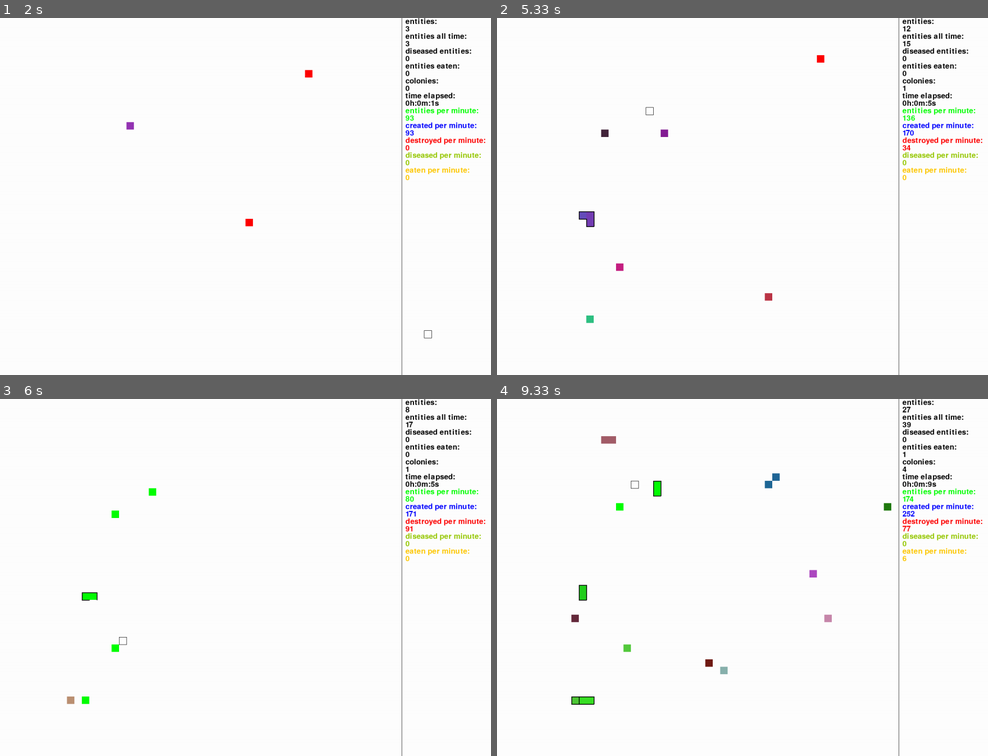
Above: before the commit, frames 1-4 (two rows, left to right).
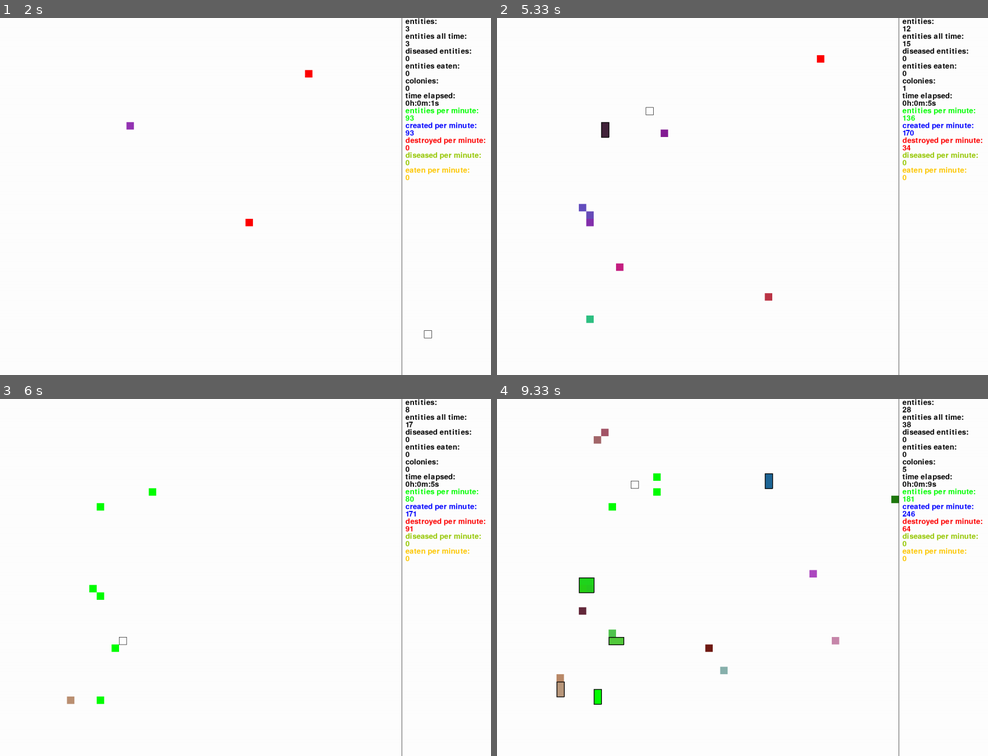
Above: after the commit, the same moments.

Repository: sbwhitt/pygame-life-simulation
Game: pygame game, started from main.py
Two runs of this game, one before a commit and one after it. Both use one fixed random seed, a clock stepped at 60 frames per second and the inputs below.
Inputs (mouse positions are in pixels of both pictures, inside the frame that each line leads up to):
- Up to frame 1 (2 s): click (250, 221) at 0.42 s; tap Enter at 0.67 s; tap 1 at 1.07, 1.37 s; click (319, 71) at 1.13 s; tap 3 at 1.15 s; click (127, 125) at 1.6 s; click (432, 332) at 1.93 s
- Up to frame 2 (5.33 s): click (673, 121) at 2.27 s; tap X at 2.5, 5.23 s; click (580, 232) at 2.93 s; click (600, 128) at 3.27 s; click (624, 260) at 3.6 s; click (919, 278) at 3.93 s; click (595, 328) at 4.27 s; click (590, 217) at 4.6 s; click (771, 296) at 4.93 s; click (649, 110) at 5.3 s; tap 2 at 5.32 s
- Up to frame 3 (6 s): click (73, 702) at 5.6 s; click (122, 638) at 5.93 s
- Up to frame 4 (9.33 s): click (899, 498) at 6.27 s; click (771, 477) at 6.6 s; click (609, 452) at 6.93 s; click (585, 588) at 7.27 s; click (830, 631) at 7.6 s; click (713, 656) at 7.93 s; click (585, 616) at 8.27 s; click (717, 670) at 8.6 s; click (816, 577) at 8.93 s; click (629, 488) at 9.27 s

Frame 1 is identical in both runs. In frame 2, 0.2% of the frame differs, in the area x 16-23%, y 29-59%; in frame 3, 0.3%; in frame 4, 1.3%, in the area x 12-86%, y 2-86%.

Commit message:
reproduction changes and edge enhancements

Diff:
--- a/src/colony_manager.py
+++ b/src/colony_manager.py
@@ -16,6 +16,7 @@
     def update_colonies(self) -> None:
         for c in self.colonies:
             if len(c.members) <= 1:
+                print(c)
                 for e in c.members:
                     e.bound = False
                 self._remove_colony(c)
@@ -28,10 +29,10 @@
 
     def bind(self, e1: Entity, e2: Entity) -> None:
         e1.dna.send_color(e2.dna)
-        # e1.dna.age_limit += 1
-        # e2.dna.age_limit += 1
-        # e1.nourished = True
-        # e2.nourished = True
+        e1.dna.age_limit += 1
+        e2.dna.age_limit += 1
+        e1.nourished = True
+        e2.nourished = True
         if e1.colony and e2.colony:
             # self._join_colonies(e1.colony, e2.colony)
             pass
@@ -70,27 +71,27 @@
         # line segments of entity: up, left, down, right
         uldr = [
             (
-                # top left
+                # top left point
                 (entity.loc[0] - (entity.loc[0] % settings.ENT_WIDTH) - window.offset[0], entity.loc[1] - (entity.loc[1] % settings.ENT_WIDTH) - window.offset[1]),
-                # top right
+                # top right point
                 (entity.loc[0] + (settings.ENT_WIDTH - entity.loc[0] % settings.ENT_WIDTH) - window.offset[0], entity.loc[1] + entity.loc[1] % settings.ENT_WIDTH - window.offset[1])
             ),
             (
-                # top left
+                # top left point
                 (entity.loc[0] - (entity.loc[0] % settings.ENT_WIDTH) - window.offset[0], entity.loc[1] - (entity.loc[1] % settings.ENT_WIDTH) - window.offset[1]),
-                # bottom left
+                # bottom left point
                 (entity.loc[0] - (entity.loc[0] % settings.ENT_WIDTH) - window.offset[0], settings.ENT_WIDTH + (entity.loc[1] - (entity.loc[1] % settings.ENT_WIDTH)) - window.offset[1])
             ),
             (
-                # bottom left
+                # bottom left point
                 (entity.loc[0] - (entity.loc[0] % settings.ENT_WIDTH) - window.offset[0], settings.ENT_WIDTH + (entity.loc[1] - (entity.loc[1] % settings.ENT_WIDTH)) - window.offset[1]),
-                # bottom right
+                # bottom right point
                 (settings.ENT_WIDTH + entity.loc[0] - entity.loc[0] % settings.ENT_WIDTH - window.offset[0], settings.ENT_WIDTH + entity.loc[1] - entity.loc[1] % settings.ENT_WIDTH - window.offset[1])
             ),
             (
-                # top right
+                # top right point
                 (entity.loc[0] + (settings.ENT_WIDTH - entity.loc[0] % settings.ENT_WIDTH) - window.offset[0], entity.loc[1] + (settings.ENT_WIDTH - entity.loc[1] % settings.ENT_WIDTH) - window.offset[1]),
-                # bottom right
+                # bottom right point
                 (settings.ENT_WIDTH + entity.loc[0] - entity.loc[0] % settings.ENT_WIDTH - window.offset[0], entity.loc[1] - entity.loc[1] % settings.ENT_WIDTH - window.offset[1])
             )
         ]
--- a/src/entity.py
+++ b/src/entity.py
@@ -39,8 +39,10 @@
 
     def reproduce(self) -> "Entity|None":
         r = random.randint(0, 1+self.dna.amnt_offspring)
-        if (self.dna.nourished or r == 1) and not self.dna.diseased:
-            offspring = Entity(self.rect.left, self.rect.top)
+        spawn_loc = self._choose_spawn_location()
+        if (self.dna.nourished or r == 1) and not self.dna.diseased and spawn_loc:
+            self.dna.nourished = False
+            offspring = Entity(spawn_loc[0], spawn_loc[1])
             if random.randint(1, 100) == 1:
                 # chance to mutate diseased into a new random color
                 offspring.dna.mutate()
@@ -71,10 +73,20 @@
 
     def build_edges(self, surroundings: list[list["Entity"] | None]) -> None:
         for i in range(len(surroundings)):
-            if surroundings[i] != None:
+            if surroundings[i] != None and len(surroundings[i]) > 0:
                 for e in surroundings[i]:
                     if e.bound: self.edges[i] = False
                     else: self.edges[i] = True
+            else:
+                self.edges[i] = True
+
+    def _choose_spawn_location(self) -> tuple|None:
+        # up left down right
+        dirs = [(0, -settings.ENT_WIDTH), (-settings.ENT_WIDTH, 0), (0, settings.ENT_WIDTH), (settings.ENT_WIDTH, 0)]
+        for i in range(len(self.edges)):
+            if self.edges[i]:
+                return (self.loc[0] + dirs[i][0], self.loc[1] + dirs[i][1])
+        return None
 
     def _degenerate(self) -> None:
         self.dna.nourished = False
@@ -94,16 +106,16 @@
             print("an entity of generation " +
                     str(self.dna.generation) + " has reproduced")
 
-    def _is_safe(self, target: list["Entity"]) -> bool:
-        for e in target:
-            if e.dna.diseased:
-                return False
+    # def _is_safe(self, target: list["Entity"]) -> bool:
+    #     for e in target:
+    #         if e.dna.diseased:
+    #             return False
+    #     return True
+
+    def _is_empty(self, target: list["Entity"]) -> bool:
+        if len(target) > 0:
+            return False
         return True
-
-    # def _is_empty(self, target: list["Entity"]) -> bool:
-    #     if len(target) > 0:
-    #         return False
-    #     return True
 
     def _check_neighbor(self, collisions: list["Entity"]) -> "Entity":
         for c in collisions:
@@ -124,7 +136,7 @@
             self.dna.dir_timer = 0
             choices = []
             for i in range(len(surroundings)):
-                if surroundings[i] != None and self._is_safe(surroundings[i]):
+                if surroundings[i] != None and self._is_empty(surroundings[i]):
                     choices.append(i)
             if choices:
                 c = choices[random.randint(0, len(choices)-1)]
--- a/src/entity_manager.py
+++ b/src/entity_manager.py
@@ -66,8 +66,7 @@
 
     def build_entity_edges(self) -> None:
         for e in self.entities:
-            if e.bound:
-                e.build_edges(self.m.get_surroundings(e.loc))
+            e.build_edges(self.m.get_surroundings(e.loc))
 
     def build_entities(self, window: Window) -> None:
         self.add_start_entities(window)
